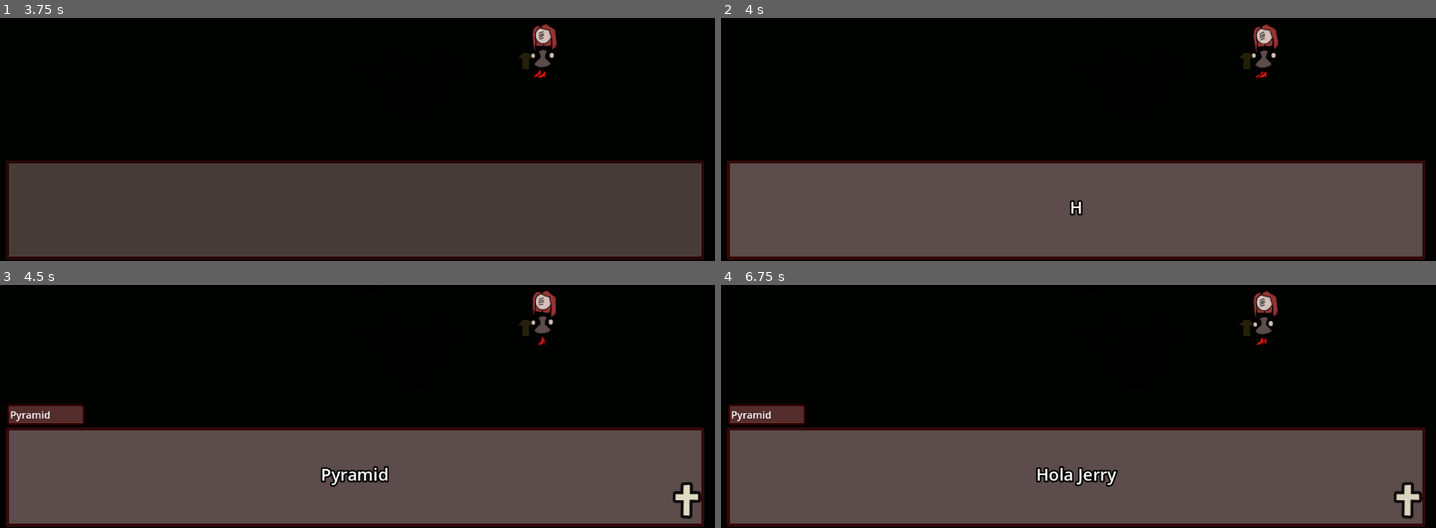
Above: before the commit, frames 1-4 (two rows, left to right).
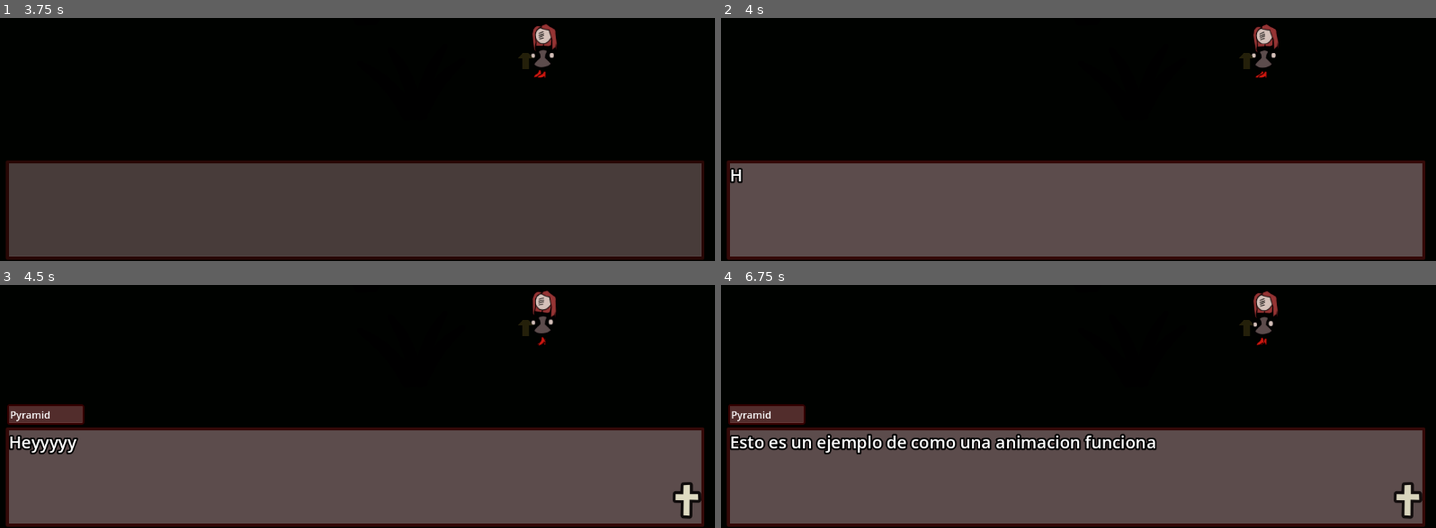
Above: after the commit, the same moments.

Repository: Jerrylikesgreen/-la-Santa-Compa-a
Game: Godot game, scene res://Scenes/Animations/example_animation_dialogue.tscn
The game is run twice, just before and just after one commit, with the same random seed, the same clock (stepped at 60 frames per second) and the same inputs. This scene is started directly instead of the project's main scene.
Inputs (mouse positions are in pixels of both pictures, inside the frame that each line leads up to):
- Up to frame 1 (3.75 s): tap Enter at 0.5 s; move the mouse to (514, 39) at 0.52 s; hold D (Right) 0.53-1.28 s; click (514, 39) at 0.6 s; move the mouse to (214, 78) at 1.27 s; hold S (Down) 1.28-2.03 s; click (214, 78) at 1.35 s; move the mouse to (outside the picture) at 2.02 s; hold D (Right) 2.03-2.78 s; click (outside the picture) at 2.1 s; move the mouse to (321, 139) at 2.77 s; hold W (Up) 2.78-3.53 s; click (321, 139) at 2.85 s; move the mouse to (572, 120) at 3.52 s; hold A (Left) from 3.53 s (still down); click (572, 120) at 3.6 s
- Up to frame 2 (4 s): keep holding A (Left)
- Up to frame 3 (4.5 s): keep holding A (Left); move the mouse to (outside the picture) at 4.27 s; click (outside the picture) at 4.35 s
- Up to frame 4 (6.75 s): move the mouse to (1114, 326) at 5.02 s; release A (Left) at 5.03 s; hold S (Down) 5.03-5.78 s; click (1114, 326) at 5.1 s; move the mouse to (outside the picture) at 5.77 s; hold D (Right) 5.78-6.53 s; click (outside the picture) at 5.85 s; move the mouse to (1235, 306) at 6.52 s; hold W (Up) from 6.53 s (still down); click (1235, 306) at 6.6 s

Frame 1 is identical in both runs. In frame 2, 0.2% of the frame differs, in the area x 1-51%, y 61-82%; in frame 3, 1.0%; in frame 4, 3.3%, in the area x 1-61%, y 61-84%.

Commit message:
terminada animacion de prueba

Diff:
--- a/Assets/Dialogues/examples/example_01.csv
+++ b/Assets/Dialogues/examples/example_01.csv
@@ -32,3 +32,21 @@
 text;Dialog 1 example_00;Dialogo 1 example_00;Dialogo 1 example_00
 text;Animation 2 do_a_barrel_roll;Animacion 2  do_a_barrel_roll;Animacion 2  do_a_barrel_roll
 text;Dialog 2 example_01;Dialogo 2 example_01;Dialogo 2 example_01
+text;BUT WAIT;PERO ESPERA;PERO ESPERA
+text;THAT'S NOT ALL;ESO NO ES TODO;ISO NON É TODO
+text;Fixing the bug I mentioned, I realized that the second animation wasn't triggering the dialogue box at the end.;Arreglando el fallo que te habia dicho, me he dado cuenta que la segunda animacion no lanzaba el dialgo al acabar;Ao arranxar o erro que mencionei, decateime de que a segunda animación non activaba a caixa de diálogo ao final.
+text;This is very important.;Esto es muy importante;Isto é moi importante.
+text;It was happening because I had accidentally placed the function's diamond shape AFTER the animation's maximum duration.;Pasaba porque sin querer habia puesto el rombo de la func LUEGO del tiempo maximo de la animacion;Sucedía porque colocara accidentalmente a forma de diamante da función DESPOIS da duración máxima da animación.
+text;And therefore, it was never triggering.;Y por tanto, nunca llegaba a lanzarlo;E, polo tanto, nunca se activaba.
+text;We need to make sure to place it right at the end, or a little before.;Tenemos que procurar ponerla justo al final, o un poquillo antes;Temos que asegurarnos de colocala xusto ao final, ou un pouco antes.
+text;And now it's working.;Y ahora si que si;E agora funciona.
+text;Now, I'm going to relaunch this scene. This is also done using animations. You just need to look at the next animation and see which function it uses at the end.;Ahora, voy a relanzar esta escena, esto se hace mediante animaciones tambien, solo te bastara ver la siguiente animacion y ver que func usa al final;Agora, vou relanzar esta escena. Isto tamén se fai usando animacións. Só tes que mirar a seguinte animación e ver que función usa ao final.
+text;Specifically, the next animation that will be triggered is `end_scene` (pretty appropriate, don't you think?).;En concreto, la siguiente animacion que se lanzara es end_scene (bastante apropiado no crees);Especificamente, a seguinte animación que se activará é `end_scene` (bastante apropiado, non cres?).
+text;The same logic applies here: add a function called `change_scene`.;Aqui se aplica la misma logica, es añadir una func llamada change_scene;A mesma lóxica aplícase aquí: engade unha función chamada `change_scene`.
+text;BUT BE CAREFUL!;PERO OJO;PERO COIDADO!
+text;If you look closely, the animator doesn't contain the path to the next scene.;Si te fijas bien, en el animator no esta la ruta a la siguiente escena;Se miras con atención, o animador non contén a ruta á seguinte escena.
+text;For convenience, I thought it would be better to write the scene path from the node itself, as an export variable.;Por comodidad, pense que seria mejor escribir la ruta de la escena desde el propio nodo, como una variable export;Para maior comodidade, pensei que sería mellor escribir a ruta da escena desde o propio nodo, como unha variable de exportación.
+text;And that's it!;Y ya estaria todo;E iso é todo!
+text;Take care. monster;Se me cuida monstruo;Coidate. monstro
+text;UwU;UwU;UwU
+load_animation-end_scene;;;
--- a/Scenes/Animations/example_animation_dialogue.tscn
+++ b/Scenes/Animations/example_animation_dialogue.tscn
@@ -54,6 +54,35 @@
 "transitions": PackedFloat32Array(1),
 "update": 0,
 "values": [0.0]
+}
+
+[sub_resource type="Animation" id="Animation_1t8kk"]
+resource_name = "do_a_barrel_roll"
+tracks/0/type = "value"
+tracks/0/imported = false
+tracks/0/enabled = true
+tracks/0/path = NodePath("BlackScene/Player:rotation")
+tracks/0/interp = 1
+tracks/0/loop_wrap = true
+tracks/0/keys = {
+"times": PackedFloat32Array(0, 1),
+"transitions": PackedFloat32Array(1, 1),
+"update": 0,
+"values": [0.0, -6.2831855]
+}
+tracks/1/type = "method"
+tracks/1/imported = false
+tracks/1/enabled = true
+tracks/1/path = NodePath("BlackScene")
+tracks/1/interp = 1
+tracks/1/loop_wrap = true
+tracks/1/keys = {
+"times": PackedFloat32Array(0.96666664),
+"transitions": PackedFloat32Array(1),
+"values": [{
+"args": ["res://Assets/Dialogues/examples/example_01.csv"],
+"method": &"start_dialogue_brigde"
+}]
 }
 
 [sub_resource type="Animation" id="Animation_6jlvp"]
@@ -160,35 +189,6 @@
 }]
 }
 
-[sub_resource type="Animation" id="Animation_1t8kk"]
-resource_name = "do_a_barrel_roll"
-tracks/0/type = "value"
-tracks/0/imported = false
-tracks/0/enabled = true
-tracks/0/path = NodePath("BlackScene/Player:rotation")
-tracks/0/interp = 1
-tracks/0/loop_wrap = true
-tracks/0/keys = {
-"times": PackedFloat32Array(0, 1),
-"transitions": PackedFloat32Array(1, 1),
-"update": 0,
-"values": [0.0, -6.2831855]
-}
-tracks/1/type = "method"
-tracks/1/imported = false
-tracks/1/enabled = true
-tracks/1/path = NodePath("BlackScene")
-tracks/1/interp = 1
-tracks/1/loop_wrap = true
-tracks/1/keys = {
-"times": PackedFloat32Array(1.0333333),
-"transitions": PackedFloat32Array(1),
-"values": [{
-"args": ["res://Assets/Dialogues/examples/example_01.csv"],
-"method": &"start_dialogue_brigde"
-}]
-}
-
 [sub_resource type="AnimationLibrary" id="AnimationLibrary_r1puc"]
 _data = {
 &"RESET": SubResource("Animation_oub6m"),
@@ -204,6 +204,7 @@
 }
 autoplay = "player_walk"
 script = ExtResource("1_1t8kk")
+next_scene = "res://Scenes/Animations/example_animation_dialogue.tscn"
 
 [node name="BlackEndScene" type="Sprite2D" parent="."]
 modulate = Color(0, 0, 0, 0)
--- a/Scenes/dialog_gui.tscn
+++ b/Scenes/dialog_gui.tscn
@@ -297,12 +297,9 @@
 
 [node name="TextOutput" type="RichTextLabel" parent="DialogContainer"]
 layout_mode = 2
-size_flags_vertical = 3
 bbcode_enabled = true
 text = "fsdfsdfsfsdfsdfdsfdsfdsf
 Dialog Test "
-horizontal_alignment = 1
-vertical_alignment = 1
 
 [node name="EndLine" type="TextureRect" parent="DialogContainer"]
 layout_mode = 2
--- a/Scripts/black_scene.gd
+++ b/Scripts/black_scene.gd
@@ -22,6 +22,7 @@
 	#var c = csv_path
 	var aaa = dialogue.arr_dialogue
 	dialogue.arr_dialogue = CD.load_csv(csv_path)
+	dialogue.index_text = -1
 	var bbb = dialogue.arr_dialogue
 	dialogue.anim_controller.play("fade_in")
 	#CD.start_dialogue(csv_path)
--- a/Scripts/dialog_system.gd
+++ b/Scripts/dialog_system.gd
@@ -74,7 +74,8 @@
 					end_line.emit()
 
 					# Set text
-					dialogue_text.text = arr_dialogue[index_text - 1][languaje_key]
+					#dialogue_text.text = arr_dialogue[index_text - 1][languaje_key]
+					dialogue_text.text = arr_dialogue[index_text][languaje_key]
 
 				else:
 
@@ -112,12 +113,12 @@
 # Extra
 func get_next_line():
 
+	# Get the next value
+	index_text += 1
+
 	# If we ended the text we return function
 	if index_text >= arr_dialogue.size():
 		return
-
-	# Get the next value
-	index_text += 1
 
 	# Check if line is a code and id
 	var row = arr_dialogue[index_text]
Not shown, changed: Assets/Dialogues/examples/.~lock.example_01.csv#
